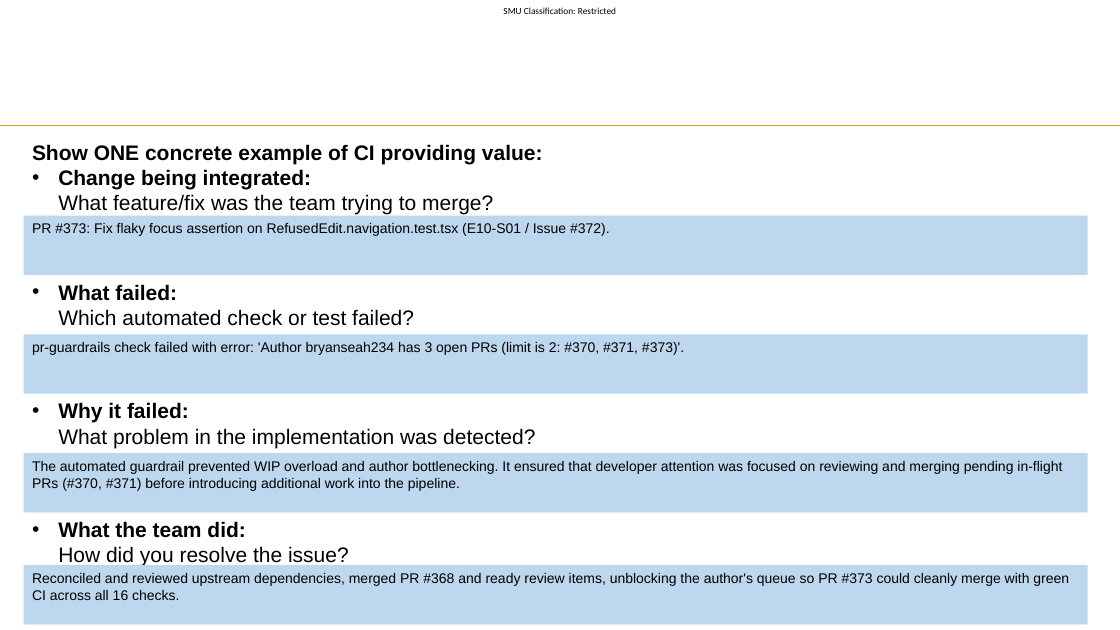
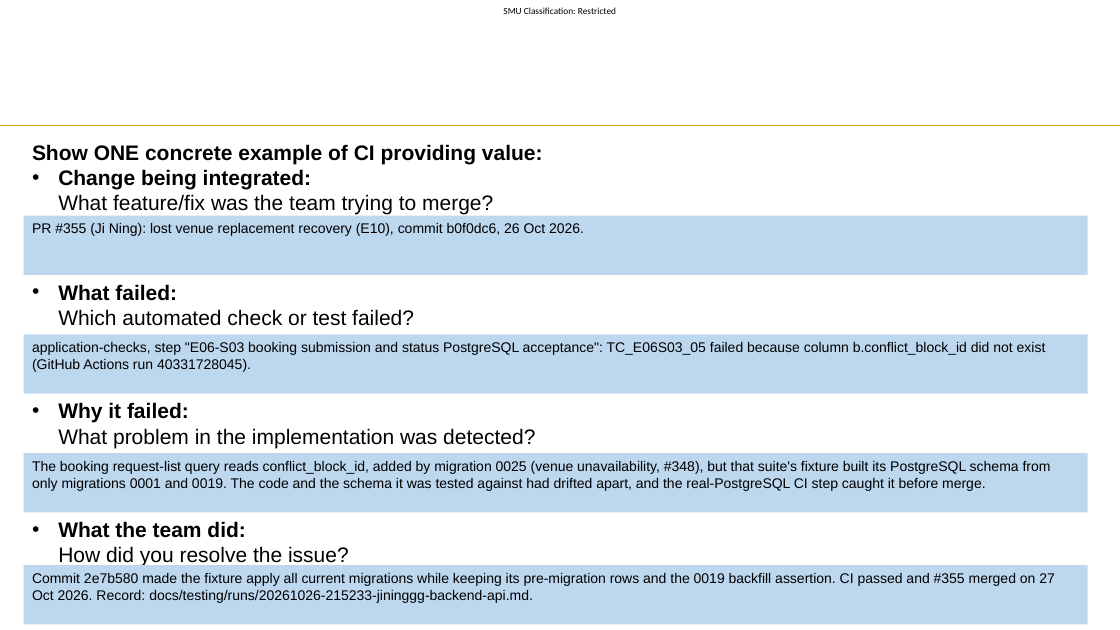
Before and after one commit to hongyime/sgConnectSphere2026, a slide deck: slide 14 of docs/slides/presentation/Week 11 Presentation.pptx. Drawn at 1120x630 pixels with LibreOffice and Linux fonts; fonts in the diff are those of the drawing; background and template pictures are left out. Boxes give left, top, right and bottom in pixels: in the first picture for what was removed or moved away, otherwise in the second. Text is boxed around its words. In the diff, an @@ line names an element or a change of style, - is before the commit and + after.

```diff
--- a/docs/slides/presentation/Week 11 Presentation.pptx
+++ b/docs/slides/presentation/Week 11 Presentation.pptx
@@ text in rectangle at box(32, 223, 584, 236): text changed @@
-PR #373: Fix flaky focus assertion on RefusedEdit.navigation.test.tsx (E10-S01 / Issue #372).
+PR #355 (Ji Ning): lost venue replacement recovery (E10), commit b0f0dc6, 26 Oct 2026.
@@ text in rectangle at box(32, 342, 1046, 372): text changed @@
-pr-guardrails check failed with error: 'Author bryanseah234 has 3 open PRs (limit is 2: #370, #371, #373)'.
+application-checks, step "E06-S03 booking submission and status PostgreSQL acceptance": TC_E06S03_05 failed because column b.conflict_block_id did not exist (GitHub Actions run 40331728045).
@@ text in rectangle at box(32, 461, 1051, 491): text changed @@
-The automated guardrail prevented WIP overload and author bottlenecking. It ensured that developer attention was focused on reviewing and merging pending in-flight PRs (#370, #371) before introducing additional work into the pipeline.
+The booking request-list query reads conflict_block_id, added by migration 0025 (venue unavailability, #348), but that suite's fixture built its PostgreSQL schema from only migrations 0001 and 0019. The code and the schema it was tested against had drifted apart, and the real-PostgreSQL CI step caught it before merge.
@@ text in rectangle at box(32, 573, 1055, 603): text changed @@
-Reconciled and reviewed upstream dependencies, merged PR #368 and ready review items, unblocking the author's queue so PR #373 could cleanly merge with green CI across all 16 checks.
+Commit 2e7b580 made the fixture apply all current migrations while keeping its pre-migration rows and the 0019 backfill assertion. CI passed and #355 merged on 27 Oct 2026. Record: docs/testing/runs/20261026-215233-jininggg-backend-api.md.
```
Also in this commit, not shown: 7 other slides changed, 1 other file.
